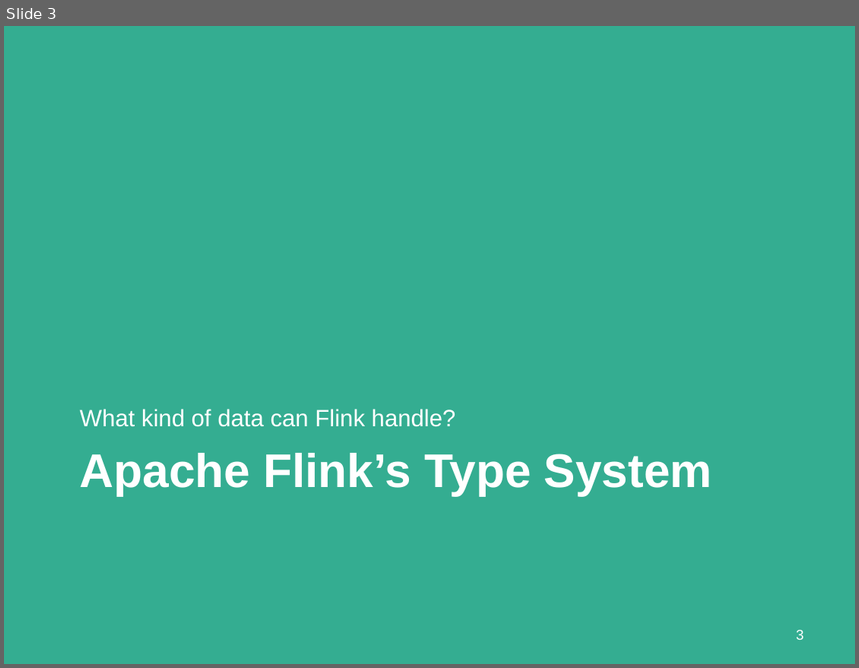
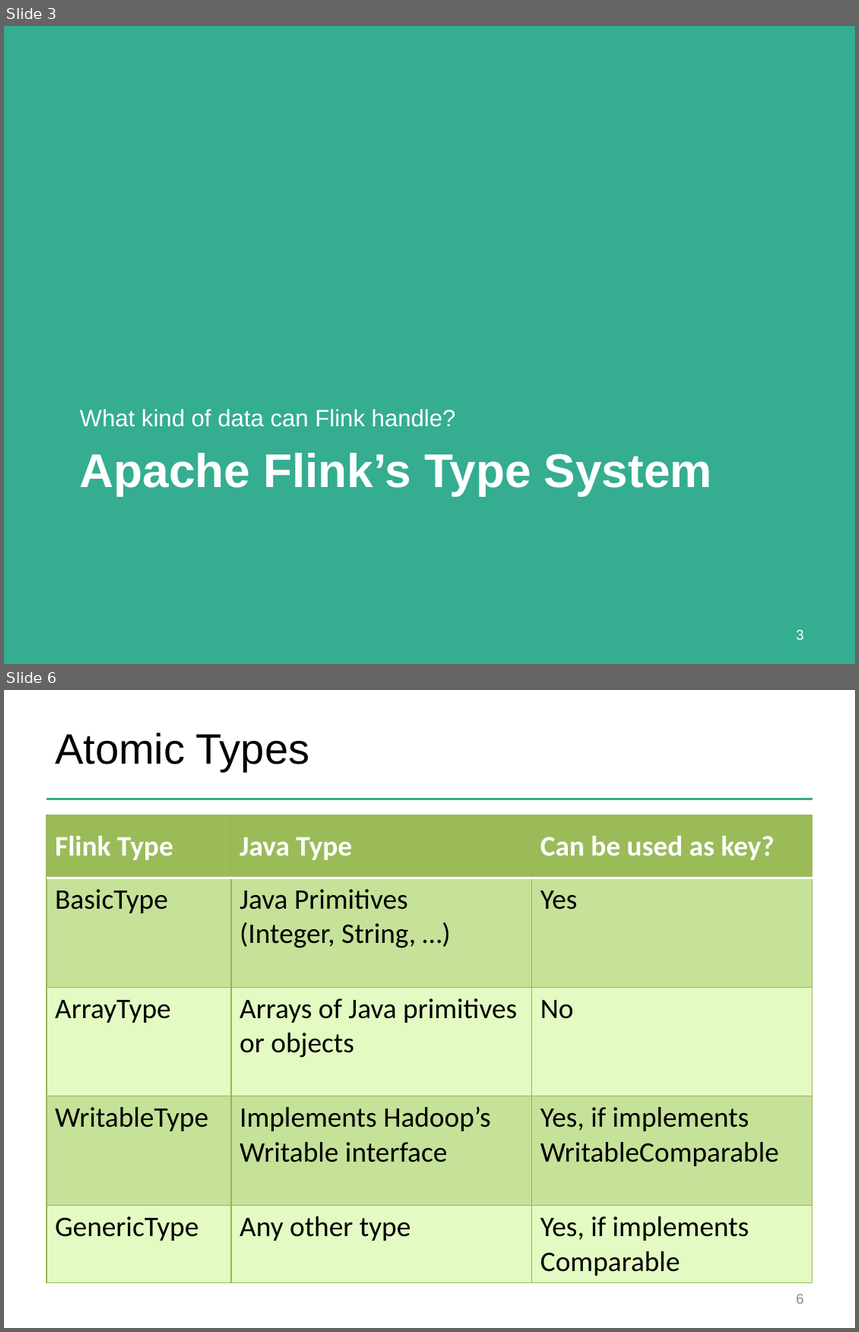
Before and after one commit to dataArtisans/flink-training-web, a slide deck: slides/flink_batch_advanced.pptx. Shown one above the other, each under a label of ours: slide 3 before the commit, slides 3 and 6 after it; the slides between them are not shown. The pictures are 859x668 and 859x1332 pixels, drawn with LibreOffice and Linux fonts; fonts in the diff are those of the drawing; background and template pictures are left out. Boxes give left, top, right and bottom in pixels: in the first picture for what was removed or moved away, otherwise in the second. Text is boxed around its words. In the diff, an @@ line names an element or a change of style, - is before the commit and + after.

Commit message:
Separated DataSet Advanced and Table API slides. Reworked data types and key section in DataSet Advanced

```diff
--- a/slides/flink_batch_advanced.pptx
+++ b/slides/flink_batch_advanced.pptx
@@ slide 6 added at (x1=4, y1=690, x2=855, y2=1328), background #FFFFFF @@
@@ title added at (x1=55, y1=733, x2=310, y2=771), 36 pt, text #000000 @@
+Atomic Types
@@ line added from (47, 799) to (813, 799), #34AD91 2 pt @@
@@ table added at (x1=47, y1=815, x2=813, y2=1281), 5 rows, 3 columns @@
+Flink Type | Java Type | Can be used as key?
+BasicType | Java Primitives (Integer, String, …) | Yes
+ArrayType | Arrays of Java primitives or objects | No
+WritableType | Implements Hadoop’s / Writable interface | Yes, if implements / WritableComparable
+GenericType | Any other type | Yes, if implements Comparable
@@ page number added at (x1=796, y1=1294, x2=804, y2=1304), 12 pt, text #8C8C8C @@
+6
```
Also in this commit, not shown: 3 slides changed, 10 other slides added, 23 slides removed, 1 other file.
